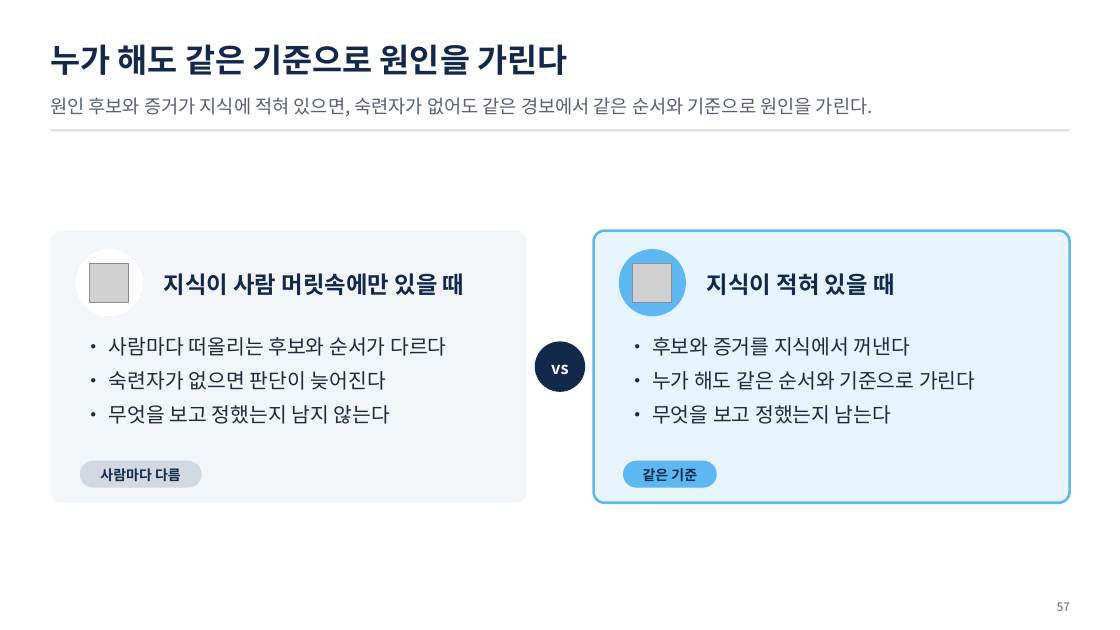
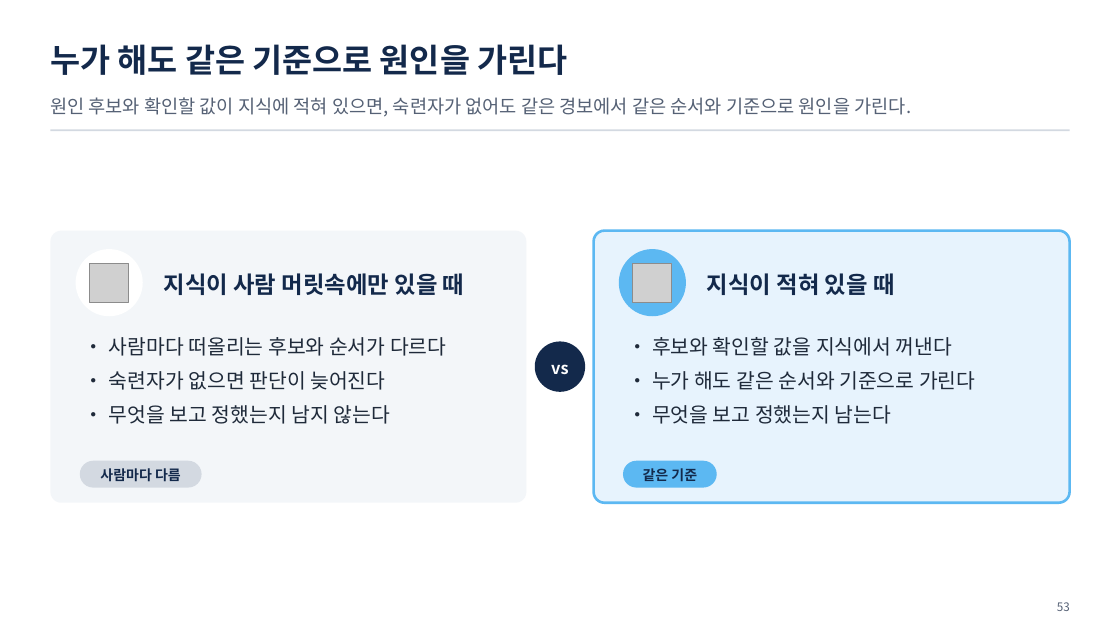
Before and after one commit to uengine-oss/hyd-iot-edu, a slide deck: slide 53 of workspace/강의제작/산출물/통합반/이론_오프라인/01회차/통합반_오프라인_01회차.pptx (slide 57 before the commit). Drawn at 1120x630 pixels with LibreOffice and Linux fonts; fonts in the diff are those of the drawing; grey boxes stand for pictures. Boxes give left, top, right and bottom in pixels: in the first picture for what was removed or moved away, otherwise in the second. Text is boxed around its words. In the diff, an @@ line names an element or a change of style, - is before the commit and + after.

Commit message:
오프라인 1회차 교재를 온라인 76장 확정판과 같은 판으로(표지만 「오프라인 1회」, 사용자 결정) — 온톨로지 파트가 옛 판이던 결함 · 노션 1회차 두 쪽 갱신 기록

```diff
--- a/workspace/강의제작/산출물/통합반/이론_오프라인/01회차/통합반_오프라인_01회차.pptx
+++ b/workspace/강의제작/산출물/통합반/이론_오프라인/01회차/통합반_오프라인_01회차.pptx
@@ text at bbox=[50, 97, 911, 117]: text changed @@
-원인 후보와 증거가 지식에 적혀 있으면, 숙련자가 없어도 같은 경보에서 같은 순서와 기준으로 원인을 가린다.
+원인 후보와 확인할 값이 지식에 적혀 있으면, 숙련자가 없어도 같은 경보에서 같은 순서와 기준으로 원인을 가린다.
@@ text at bbox=[652, 337, 952, 356]: text changed @@
-• 후보와 증거를 지식에서 꺼낸다
+• 후보와 확인할 값을 지식에서 꺼낸다
@@ text at bbox=[1057, 602, 1070, 611]: text changed @@
-57
+53
```
Also in this commit, not shown: 58 other slides changed, 11 slides added, 1 slide removed, 2 other files.
